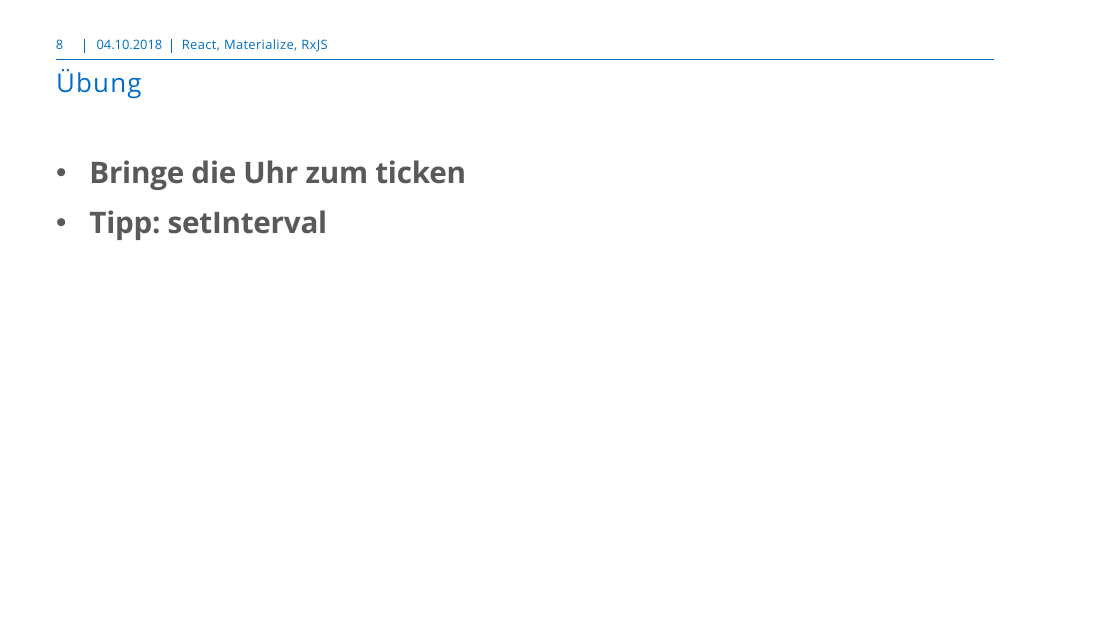
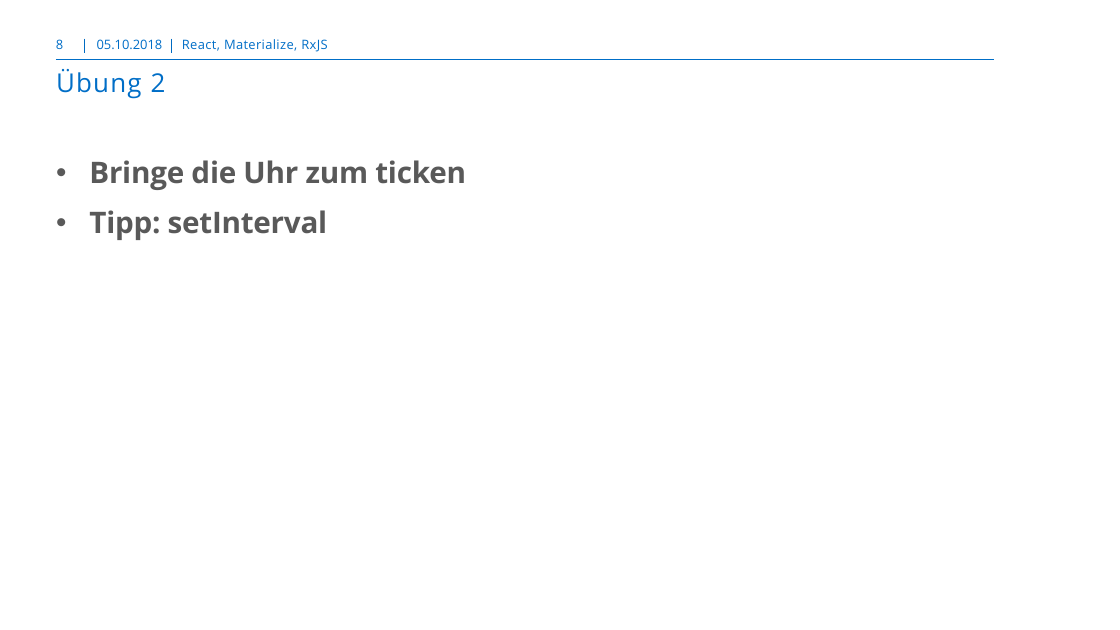
Before and after one commit to markusborer/ReactSample, a slide deck: slide 8 of React.pptx. Drawn at 1120x630 pixels with LibreOffice and Linux fonts; fonts in the diff are those of the drawing; background and template pictures are left out. Boxes give left, top, right and bottom in pixels: in the first picture for what was removed or moved away, otherwise in the second. Text is boxed around its words. In the diff, an @@ line names an element or a change of style, - is before the commit and + after.

```diff
--- a/React.pptx
+++ b/React.pptx
@@ text at (x1=97, y1=39, x2=163, y2=49): text changed @@
-04.10.2018
+05.10.2018
@@ title at (x1=56, y1=69, x2=166, y2=99): text changed @@
-Übung
+Übung 2
```
Also in this commit, not shown: 14 other slides changed, 1 other file.
